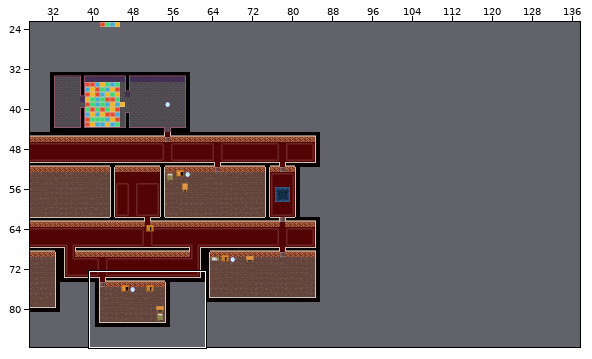
One commit to this Tiled map: Mirror/assets/level/Tiled/map.tmx. The first picture is a wide view before the edit; the outline marks the close-up.
Close-up. Old version:
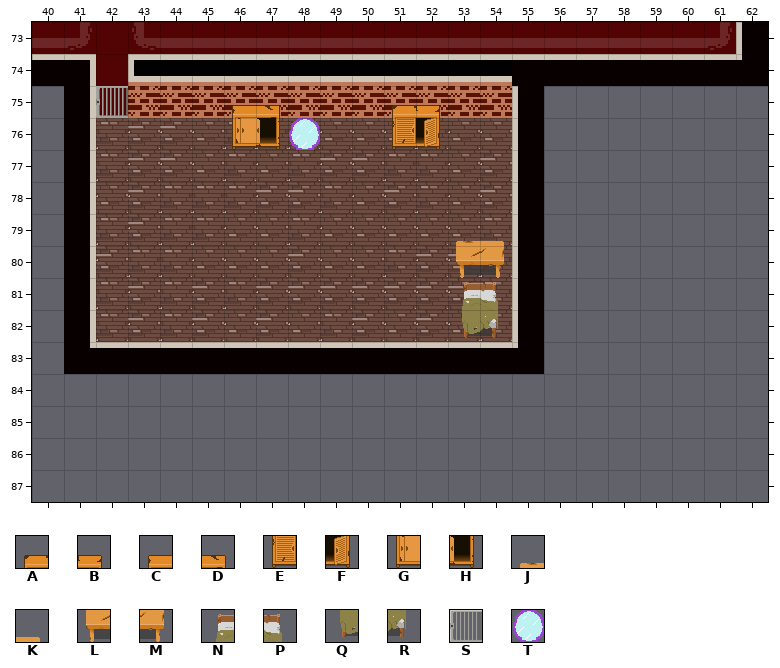
Cells are 32x32 px. Shown: x 40..62, y 73..87. The commit also changed other parts of the map, which this record leaves out.
Key: from "objects": A 0, B 1, C 4, D 5, E 8, F 9, G 12, H 13, J 16, K 17, L 24, M 25, N 36, P 37, Q 44, R 45, S 48, T 81.
_ is an empty cell.
Layers that did not change in this view are not listed.
Layer "Objects" before, first column x 40:
73 _______________________
74 _______________________
75 __S___CD___AB__________
76 ______GHT__EF__________
77 _______________________
78 _______________________
79 _____________JK________
80 _____________LM________
81 _____________NP________
82 _____________QR________
83 _______________________
84 _______________________
85 _______________________
86 _______________________
87 _______________________
New version:
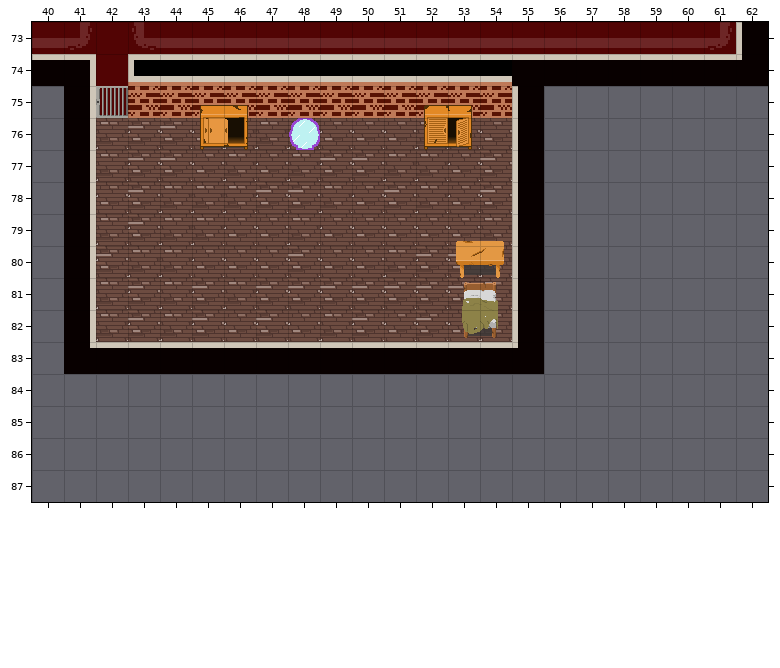
The edit:
Layer "Objects":
y 75: x 45..47 _CD -> CD_; x 51..53 AB_ -> _AB
y 76: x 45..47 _GH -> GH_; x 51..53 EF_ -> _EF
Changed places in both close-ups, as pixel boxes (x1, y1, x2, y2):
changed: (200, 105, 280, 150)
changed: (392, 105, 472, 150)
